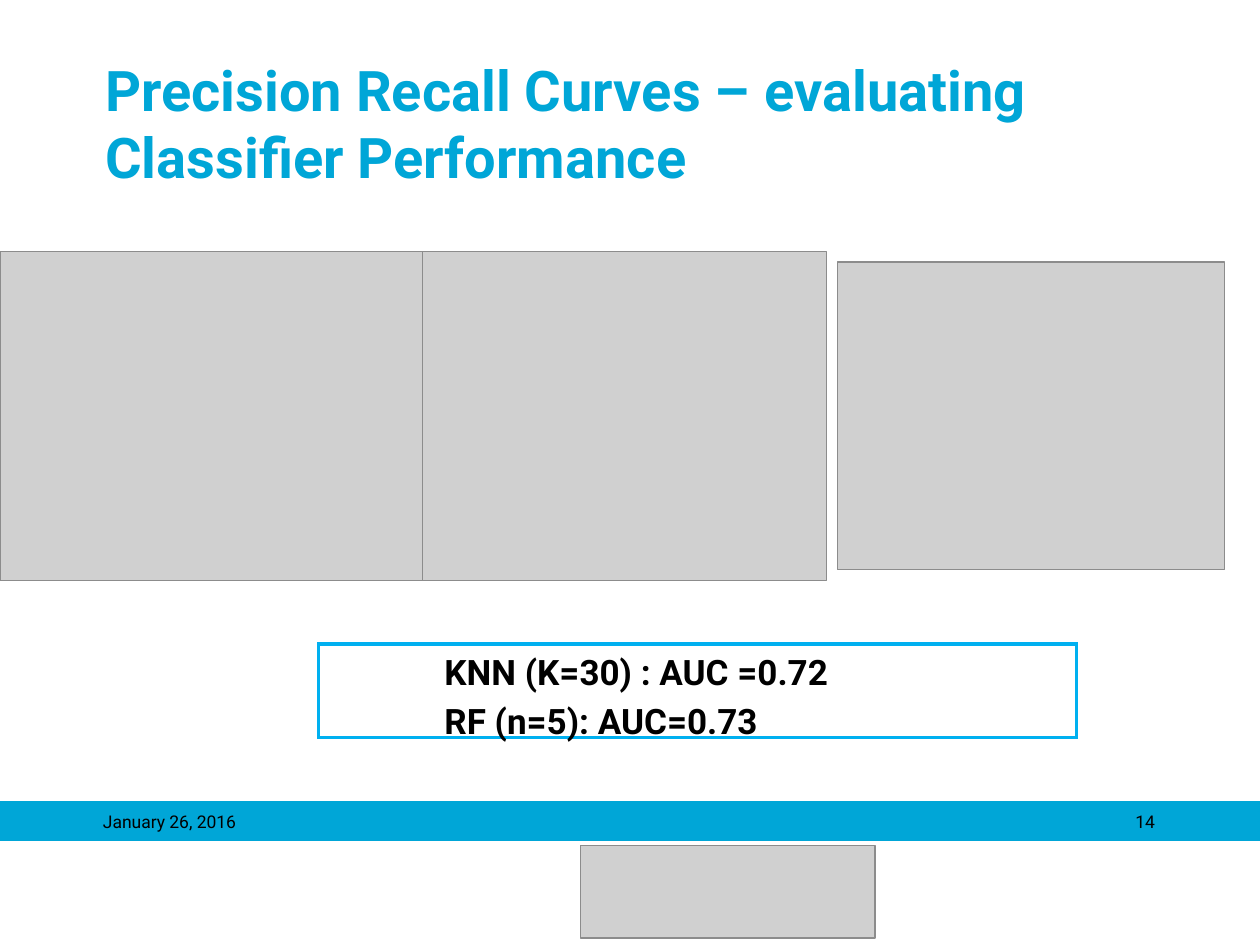
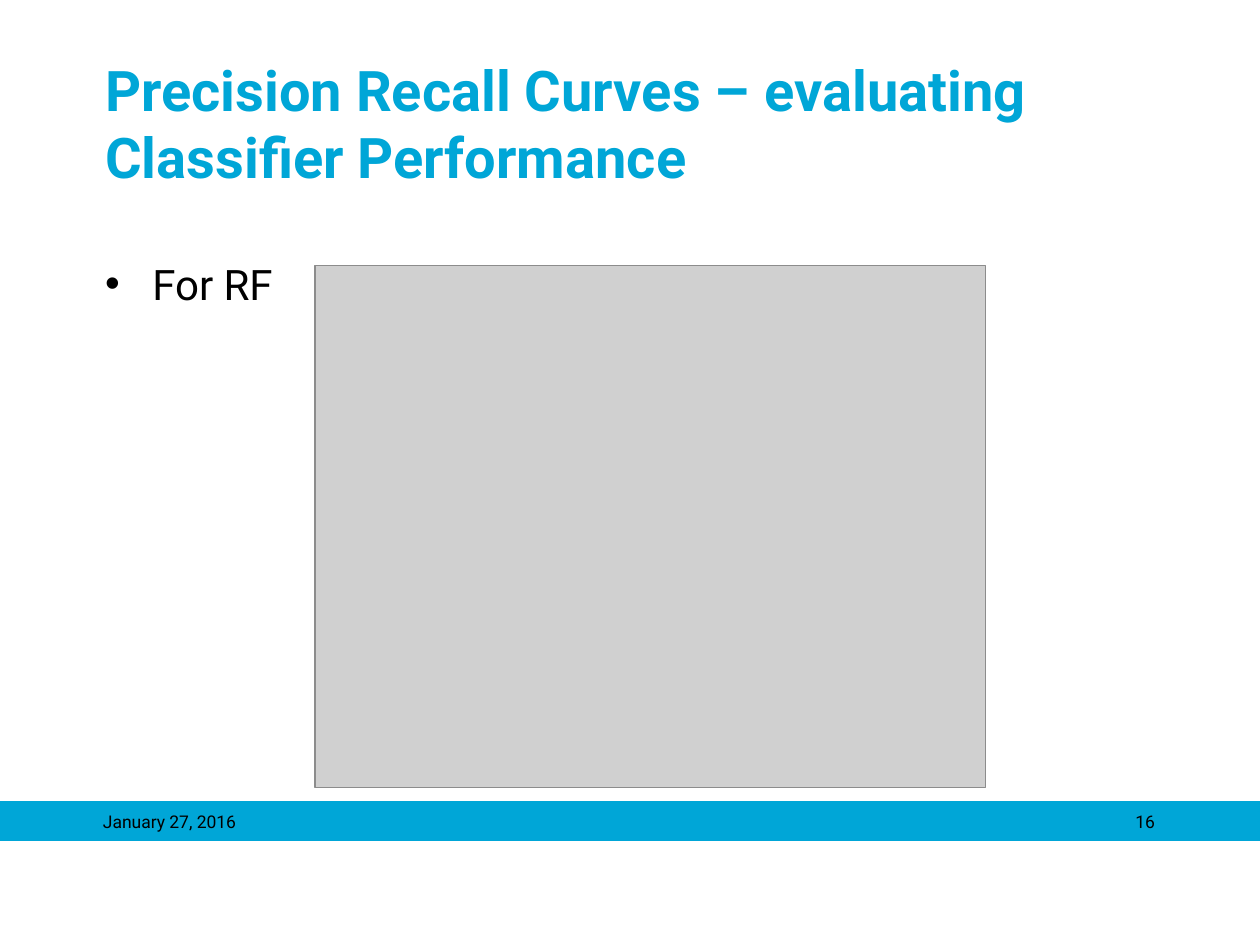
Before and after one commit to mariasv/MM_MedVis_Project, a slide deck: slide 16 of ppt/Object Detection in Medical Images_maria.pptx (slide 14 before the commit). Drawn at 1260x945 pixels with LibreOffice and Linux fonts; fonts in the diff are those of the drawing; grey boxes stand for pictures; background and template pictures are left out. Boxes give left, top, right and bottom in pixels: in the first picture for what was removed or moved away, otherwise in the second. Text is boxed around its words. In the diff, an @@ line names an element or a change of style, - is before the commit and + after.

```diff
--- a/ppt/Object Detection in Medical Images_maria.pptx
+++ b/ppt/Object Detection in Medical Images_maria.pptx
@@ picture resized from (x1=0, y1=252, x2=422, y2=581) to (x1=315, y1=266, x2=985, y2=788) @@
@@ picture removed at (x1=422, y1=252, x2=825, y2=581) @@
@@ picture removed at (x1=837, y1=262, x2=1223, y2=570) @@
@@ text added at (x1=152, y1=270, x2=273, y2=301), 24 pt, text #000000 @@
+• For RF
@@ text removed at (x1=319, y1=644, x2=1077, y2=750) @@
-KNN (K=30) : AUC =0.72
-RF (n=5): AUC=0.73
@@ text at (x1=103, y1=815, x2=236, y2=832): text changed @@
-January 26, 2016
+January 27, 2016
@@ page number at (x1=1135, y1=815, x2=1155, y2=828): text changed @@
-14
+16
@@ picture removed at (x1=581, y1=845, x2=876, y2=937) @@
```
Also in this commit, not shown: 14 other slides changed, 2 slides added, 3 slides removed.
